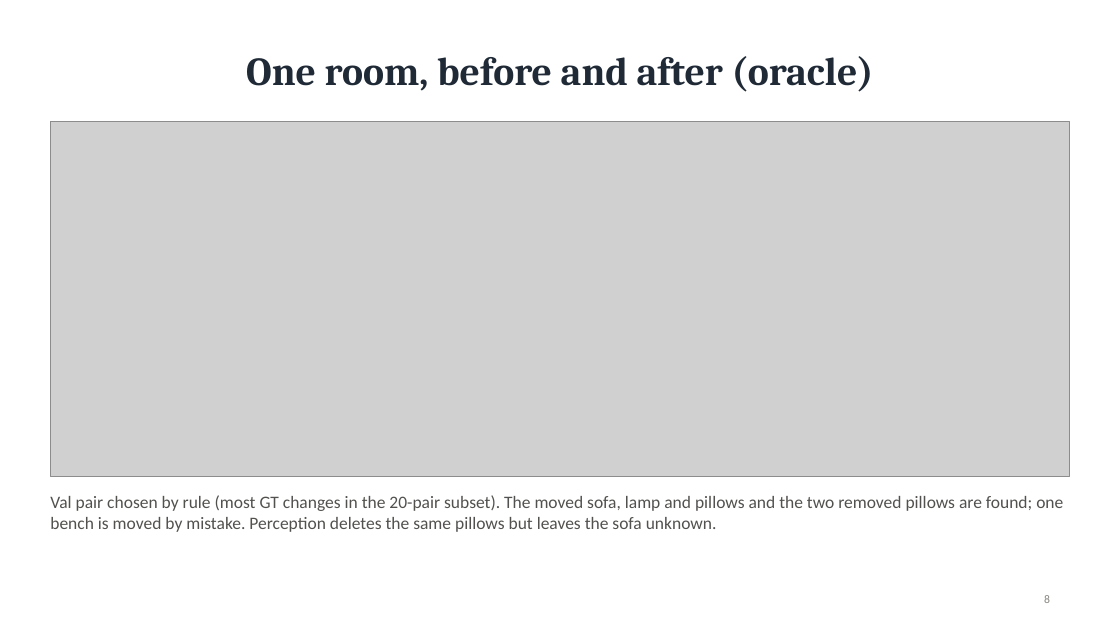
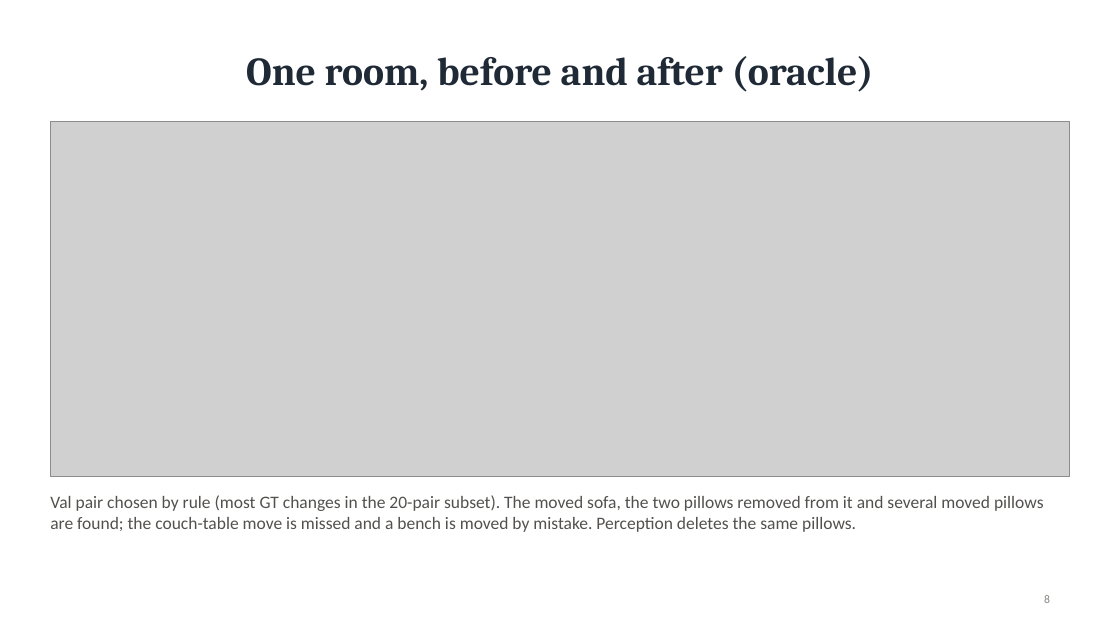
Before and after one commit to ErikSedlak/Task2DTL, a slide deck: slide 8 of docs/slides.pptx. Drawn at 1120x630 pixels with LibreOffice and Linux fonts; fonts in the diff are those of the drawing; grey boxes stand for pictures. Boxes give left, top, right and bottom in pixels: in the first picture for what was removed or moved away, otherwise in the second. Text is boxed around its words. In the diff, an @@ line names an element or a change of style, - is before the commit and + after.

```diff
--- a/docs/slides.pptx
+++ b/docs/slides.pptx
@@ text at (50, 495, 1044, 532): text changed @@
-Val pair chosen by rule (most GT changes in the 20-pair subset). The moved sofa, lamp and pillows and the two removed pillows are found; one bench is moved by mistake. Perception deletes the same pillows but leaves the sofa unknown.
+Val pair chosen by rule (most GT changes in the 20-pair subset). The moved sofa, the two pillows removed from it and several moved pillows are found; the couch-table move is missed and a bench is moved by mistake. Perception deletes the same pillows.
```
Also in this commit, not shown: 8 other slides changed, 1 slide added, 14 other files.
